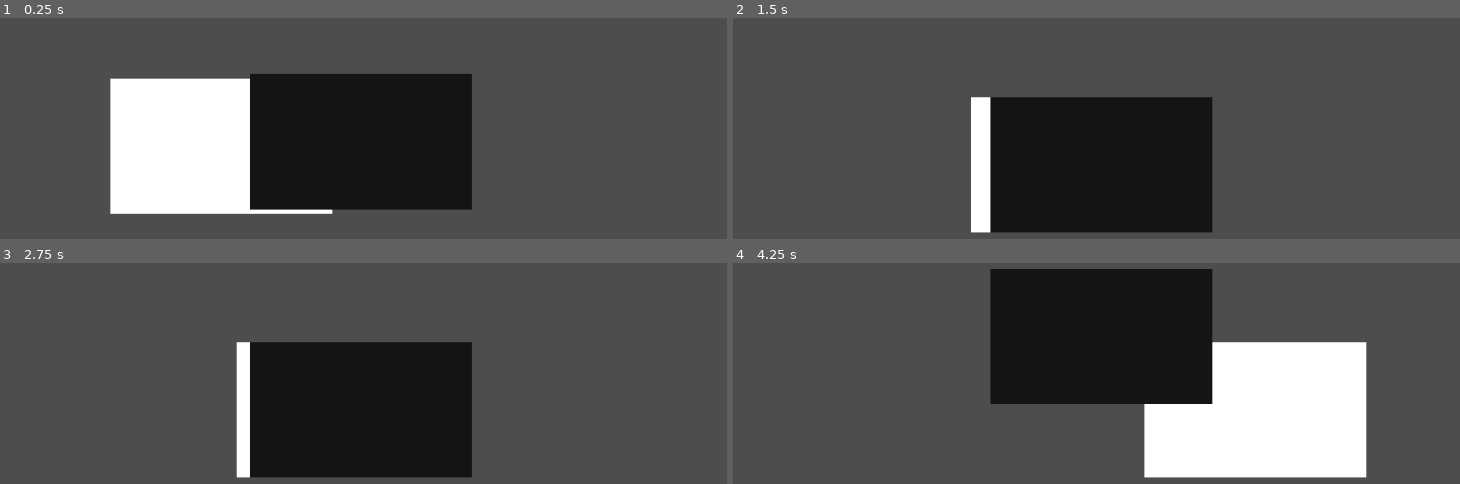
Above: before the commit, frames 1-4 (two rows, left to right).
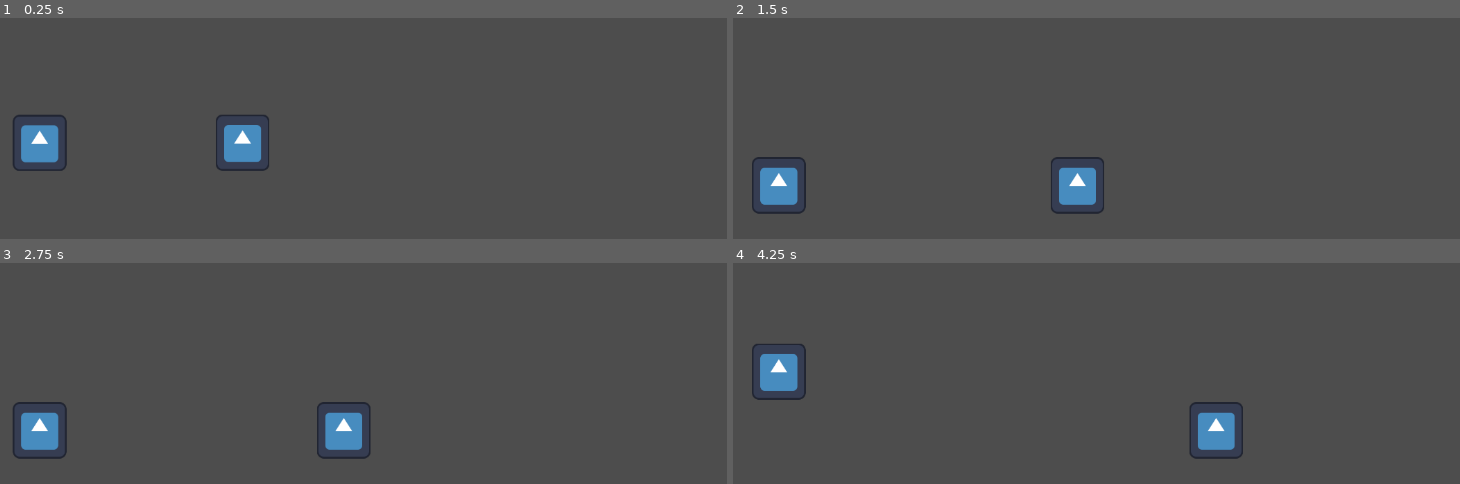
Above: after the commit, the same moments.

Repository: Fabian-Rodz/LightAndDarkness
Game: Godot game, scene res://scenes/players.tscn
Two runs of this game, one before a commit and one after it. Both use one fixed random seed, a clock stepped at 60 frames per second and the inputs below. Before the commit the project starts from res://scenes/test.tscn. The engine's default icon, where the game draws it, is replaced by a stand-in: a white triangle on a blue panel in a dark square.
Inputs:
- Up to frame 1 (0.25 s): no input
- Up to frame 2 (1.5 s): tap Enter (ui_accept) at 0.5, 0.77 s; hold D (p1_right) from 0.53 s (still down); tap Left (p2_left) at 0.6 s; tap Right (p2_right) at 0.8, 1.35 s
- Up to frame 3 (2.75 s): tap Enter (ui_accept) at 1.52 s; tap Up (p2_up) at 1.55, 2.1 s; release D (p1_right) at 2.03 s; hold A (p1_left) from 2.03 s (still down); tap Left (p2_left) at 2.3 s
- Up to frame 4 (4.25 s): release A (p1_left) at 2.78 s; hold D (p1_right) from 2.78 s (still down); tap Left (p2_left) at 2.85 s; tap Enter (ui_accept) at 3.02, 3.77 s; tap Right (p2_right) at 3.05, 3.6 s; tap Up (p2_up) at 3.8 s

The runs differ from the first frame. In frame 1, 32% of the frame differs, in the area x 1-65%, y 25-89%; in frame 2, 21%; in frame 3, 21%; in frame 4, 36%, in the area x 2-88%, y 2-98%.

Commit message:
refactor code
implement a new re factor code, and also test a dummy room node

Diff:
--- a/project.godot
+++ b/project.godot
@@ -11,7 +11,7 @@
 [application]
 
 config/name="LightAndDarkness"
-run/main_scene="res://scenes/test.tscn"
+run/main_scene="res://scenes/players.tscn"
 config/features=PackedStringArray("4.6", "Forward Plus")
 config/icon="res://icon.svg"
 
--- /dev/null
+++ b/scenes/player_1.tscn
@@ -0,0 +1,8 @@
+[gd_scene format=3 uid="uid://8y6n0f51vg54"]
+
+[ext_resource type="PackedScene" uid="uid://cmlvmxbrtdbao" path="res://scenes/player_class.tscn" id="1_rfmnd"]
+
+[node name="Player1" unique_id=1500297690 instance=ExtResource("1_rfmnd")]
+
+[node name="Sprite2D" parent="." index="0" unique_id=79871794]
+visible = true
--- /dev/null
+++ b/scenes/player_2.tscn
@@ -0,0 +1,8 @@
+[gd_scene format=3 uid="uid://nbgj5x4xvh5e"]
+
+[ext_resource type="PackedScene" uid="uid://cmlvmxbrtdbao" path="res://scenes/player_class.tscn" id="1_l6tho"]
+
+[node name="Player2" unique_id=1500297690 instance=ExtResource("1_l6tho")]
+
+[node name="Sprite2D" parent="." index="0" unique_id=79871794]
+visible = true
--- a/scenes/player.tscn
+++ b/scenes/player_class.tscn
@@ -1,29 +1,26 @@
 [gd_scene format=3 uid="uid://cmlvmxbrtdbao"]
 
 [ext_resource type="Script" uid="uid://pm0wweqsdq26" path="res://scripts/player.gd" id="1_g2els"]
-[ext_resource type="Texture2D" uid="uid://h65kw161ayxg" path="res://assets/Player/TempSprite.png" id="2_qhqgy"]
+[ext_resource type="Texture2D" uid="uid://c4nn8ta1p4x54" path="res://icon.svg" id="2_22tt4"]
 
 [sub_resource type="RectangleShape2D" id="RectangleShape2D_dqkch"]
 size = Vector2(1279, 782)
 
 [node name="Player" type="CharacterBody2D" unique_id=1500297690]
-collision_mask = 4
+collision_mask = 5
 script = ExtResource("1_g2els")
 
-[node name="Player1" type="Sprite2D" parent="." unique_id=79871794]
-visible = false
-texture = ExtResource("2_qhqgy")
+[node name="Sprite2D" type="Sprite2D" parent="." unique_id=79871794]
+scale = Vector2(3.0348136, 3.1696389)
+texture = ExtResource("2_22tt4")
 
 [node name="EnvironmentCollision" type="CollisionShape2D" parent="." unique_id=128762953]
 position = Vector2(-0.5, 0)
+scale = Vector2(0.28060168, 0.4912196)
 shape = SubResource("RectangleShape2D_dqkch")
 
-[node name="Player2" type="Sprite2D" parent="." unique_id=1588754843]
-visible = false
-modulate = Color(0.080783345, 0.080783345, 0.080783345, 1)
-texture = ExtResource("2_qhqgy")
-
 [node name="InteractableArea" type="Area2D" parent="." unique_id=1795081366]
+scale = Vector2(0.27989128, 0.4912196)
 
 [node name="InteractableCollision" type="CollisionShape2D" parent="InteractableArea" unique_id=2010585187]
 position = Vector2(-0.5, 0)
--- /dev/null
+++ b/scenes/players.tscn
@@ -0,0 +1,27 @@
+[gd_scene format=3 uid="uid://s4x8fmp33qge"]
+
+[ext_resource type="Script" uid="uid://b8gt5dnkf7yi6" path="res://scripts/main_game_manager.gd" id="1_j4k85"]
+[ext_resource type="PackedScene" uid="uid://8y6n0f51vg54" path="res://scenes/player_1.tscn" id="2_k38wr"]
+[ext_resource type="PackedScene" uid="uid://nbgj5x4xvh5e" path="res://scenes/player_2.tscn" id="3_rs3sp"]
+
+[sub_resource type="WorldBoundaryShape2D" id="WorldBoundaryShape2D_bl13t"]
+
+[node name="Players" type="Node2D" unique_id=1753759059]
+script = ExtResource("1_j4k85")
+
+[node name="StaticBody2D" type="StaticBody2D" parent="." unique_id=1338458179]
+position = Vector2(14, 643)
+collision_layer = 4
+
+[node name="CollisionShape2D" type="CollisionShape2D" parent="StaticBody2D" unique_id=397009206]
+shape = SubResource("WorldBoundaryShape2D_bl13t")
+metadata/_edit_lock_ = true
+
+[node name="Player1" parent="." unique_id=1500297690 instance=ExtResource("2_k38wr")]
+
+[node name="Player2" parent="." unique_id=866617092 instance=ExtResource("3_rs3sp")]
+position = Vector2(-1463, 2)
+
+[node name="Camera2D" type="Camera2D" parent="." unique_id=395721969]
+position = Vector2(612, 41)
+zoom = Vector2(0.2, 0.2)
--- /dev/null
+++ b/scenes/room_test.tscn
@@ -0,0 +1,20 @@
+[gd_scene format=3 uid="uid://ds382wnq6tuxb"]
+
+[ext_resource type="Script" uid="uid://bxpy1bdgpsgcn" path="res://scripts/room_test.gd" id="1_twv5e"]
+[ext_resource type="PackedScene" uid="uid://s4x8fmp33qge" path="res://scenes/players.tscn" id="2_ca18f"]
+
+[sub_resource type="CircleShape2D" id="CircleShape2D_1745i"]
+
+[node name="RoomTest" type="Node2D" unique_id=429381505]
+script = ExtResource("1_twv5e")
+
+[node name="Players" parent="." unique_id=1753759059 instance=ExtResource("2_ca18f")]
+
+[node name="Area2D" type="Area2D" parent="." unique_id=1295646431]
+position = Vector2(733, 380.99997)
+scale = Vector2(23.485243, 23.326948)
+
+[node name="CollisionShape2D" type="CollisionShape2D" parent="Area2D" unique_id=760670762]
+shape = SubResource("CircleShape2D_1745i")
+
+[connection signal="body_entered" from="Area2D" to="." method="_on_area_2d_body_entered"]
--- a/scenes/test.tscn
+++ /dev/null
@@ -1,26 +0,0 @@
-[gd_scene format=3 uid="uid://s4x8fmp33qge"]
-
-[ext_resource type="Script" uid="uid://b8gt5dnkf7yi6" path="res://scripts/main_game_manager.gd" id="1_bl13t"]
-[ext_resource type="PackedScene" uid="uid://cmlvmxbrtdbao" path="res://scenes/player.tscn" id="1_errlg"]
-
-[sub_resource type="WorldBoundaryShape2D" id="WorldBoundaryShape2D_bl13t"]
-
-[node name="Test" type="Node2D" unique_id=1753759059]
-script = ExtResource("1_bl13t")
-
-[node name="StaticBody2D" type="StaticBody2D" parent="." unique_id=1338458179]
-position = Vector2(14, 643)
-collision_layer = 4
-
-[node name="CollisionShape2D" type="CollisionShape2D" parent="StaticBody2D" unique_id=397009206]
-shape = SubResource("WorldBoundaryShape2D_bl13t")
-metadata/_edit_lock_ = true
-
-[node name="Player1" parent="." unique_id=1500297690 instance=ExtResource("1_errlg")]
-
-[node name="Player2" parent="." unique_id=389429765 instance=ExtResource("1_errlg")]
-position = Vector2(804, -26)
-
-[node name="Camera2D" type="Camera2D" parent="." unique_id=395721969]
-position = Vector2(612, 41)
-zoom = Vector2(0.25, 0.25)
--- a/scripts/main_game_manager.gd
+++ b/scripts/main_game_manager.gd
@@ -1,10 +1,14 @@
-# Main game test script
+"""
+This node holds the player. Each room/level is a node that
+contains this node as a child, which manages the player
+and its behavior logic.
+"""
 extends Node2D
 @onready var player_1: CharacterBody2D = $Player1
 @onready var player_2: CharacterBody2D = $Player2
 
 
-# 0 = startup, 1 = running, 2 = hit, 3 = jump
+# 0 = startup, 1 = active, 2 = endscreen
 var p1_state = 0
 var p2_state = 0
 
@@ -20,11 +24,11 @@
 
 
 func _ready() -> void:
-	player_1.is_p1 = true
-	player_1.change_sprite()
-	player_2.is_p1 = false
-	player_2.change_sprite()
-
+	# this will make sure to identify the players
+	#player_1.is_p1 = true
+	#player_1.change_sprite()
+	#player_2.is_p1 = false
+	#player_2.change_sprite()
 	start_game()
 
 
--- a/scripts/player.gd
+++ b/scripts/player.gd
@@ -1,27 +1,28 @@
 extends CharacterBody2D
-
+class_name Player
 
 const BASE_SPEED = 800.0
 const JUMP_VELOCITY = 2000
 const FALL_SPEED = 5
 
+#placeholder
+var input_name
 
-var is_p1
-
-@onready var sprite
-@onready var p1_sprite: Sprite2D = $Player1
-@onready var p2_sprite: Sprite2D = $Player2
 @onready var interactable_collision: CollisionShape2D = $InteractableArea/InteractableCollision
 
-# Car_States
 enum Player_State{
 	Startup,
 	Active,
-	Hit,
 	End_Screen
 }
 
 var current_state: Player_State = Player_State.Startup
+
+func setup():
+	if name == "Player1":
+		input_name = "p1_"
+	else:
+		input_name = "p2_"
 
 func change_state(newState):
 	current_state = newState
@@ -30,22 +31,27 @@
 			pass
 		Player_State.Active:
 			pass
-		Player_State.Hit:
-			pass
 		Player_State.End_Screen:
 			pass
 
-func change_sprite():
-	if is_p1:
-		sprite = p1_sprite
-		p2_sprite.hide()
-	else:
-		sprite = p2_sprite
-		p1_sprite.hide()
-	sprite.show()
+##this function can be removed!
+#func change_sprite():
+	#"""
+	#this will setup the sprite,
+	#-> if this player is p_1, it  will hide p2_sprite
+	#-> if this player is p_2, it will hide p1_sprite
+	#"""
+	#if is_p1:
+		#sprite = p1_sprite
+		#p2_sprite.hide()
+	#else:
+		#sprite = p2_sprite
+		#p1_sprite.hide()
+	#sprite.show()
 
 
 func _ready() -> void:
+	setup()
 	change_state(Player_State.Active)
 
 
@@ -55,10 +61,7 @@
 	var direction = Vector2.ZERO
 
 	# Set movement controls if player is p1 or p2
-	if is_p1:
-		direction.x = Input.get_axis("p1_left", "p1_right")
-	else:
-		direction.x = Input.get_axis("p2_left", "p2_right")
+	direction.x = Input.get_axis(input_name + "left", input_name + "right")
 
 	# Gravity
 	if not is_on_floor():
@@ -70,12 +73,9 @@
 			pass
 
 		Player_State.Active:
-			if (Input.is_action_just_pressed("p1_up") and is_on_floor() and is_p1) or (Input.is_action_just_pressed("p2_up") and is_on_floor() and not is_p1):
+			if Input.is_action_just_pressed(input_name + "up") and is_on_floor():
 				velocity.y = -JUMP_VELOCITY
 			velocity.x = move_toward(velocity.x,direction.x * BASE_SPEED, 10000 * delta)
-
-		Player_State.Hit:
-			pass
 
 		Player_State.End_Screen:
 			pass
--- /dev/null
+++ b/scripts/room_test.gd
@@ -0,0 +1,9 @@
+extends Node2D
+
+@onready var player_1 = $Players/Player1
+@onready var player_2 = $Players/Player2
+
+
+func _on_area_2d_body_entered(body: Player) -> void:
+	if body == player_1:
+		print("Player 1 Entered")
Not shown, added: scripts/room_test.gd.uid
